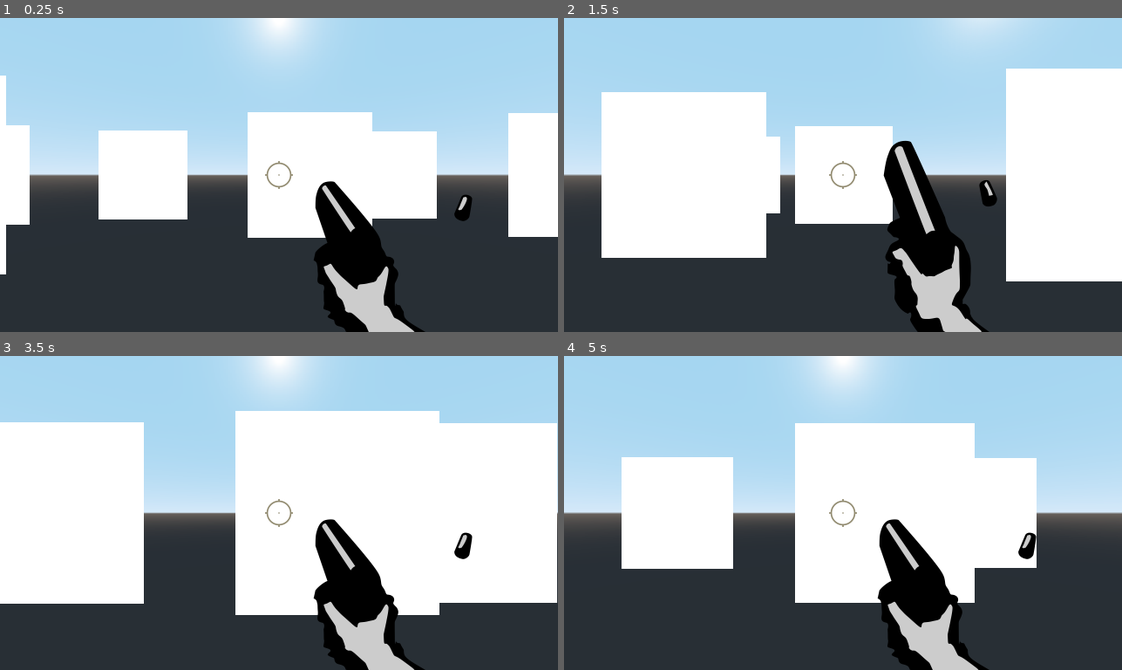
Above: before the commit, frames 1-4 (two rows, left to right).
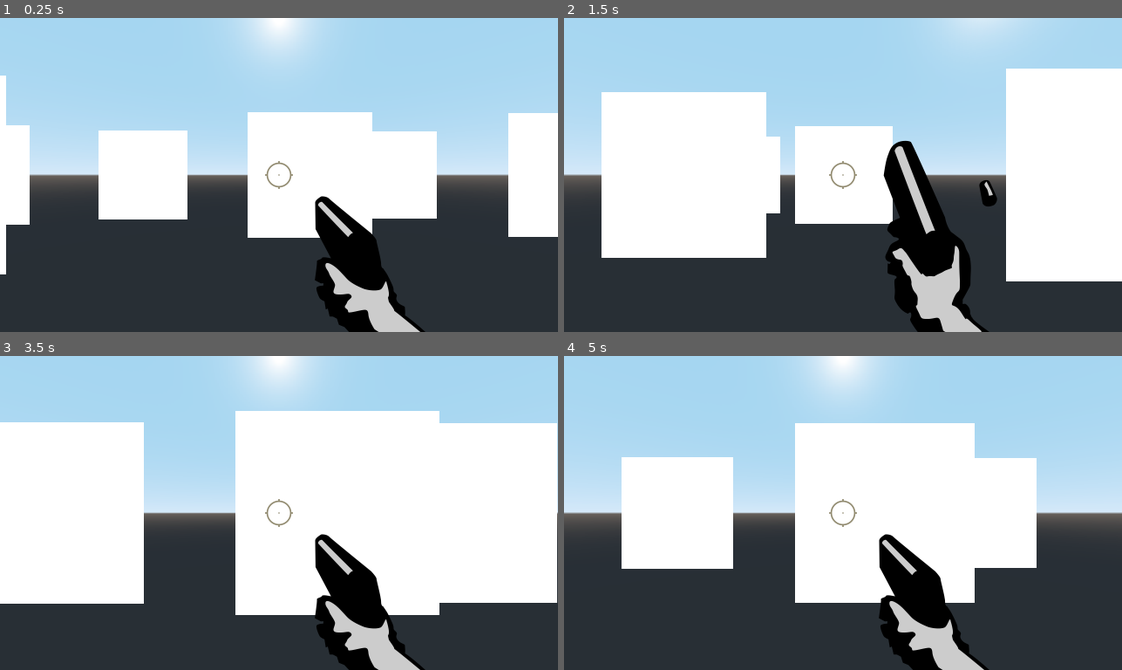
Above: after the commit, the same moments.

Repository: emanu-dev/godot-fps-prototype
Game: Godot game, scene res://World.tscn
The game is run twice, just before and just after one commit, with the same random seed, the same clock (stepped at 60 frames per second) and the same inputs.
Inputs (mouse positions are in pixels of both pictures, inside the frame that each line leads up to):
- Up to frame 1 (0.25 s): no input
- Up to frame 2 (1.5 s): move the mouse to (870, 175) at 0.52 s; press the mouse at (870, 175) at 0.53 s; hold W (move_forwards) from 0.53 s (still down); move the mouse to (815, 175) at 1.27 s; release the mouse at (815, 175) at 1.28 s; click (815, 175) at 1.35 s
- Up to frame 3 (3.5 s): keep holding W (move_forwards); move the mouse to (290, 506) at 2.02 s; press the mouse at (290, 506) at 2.03 s; move the mouse to (273, 519) at 2.77 s; release the mouse at (273, 519) at 2.78 s; click (273, 519) at 2.85 s
- Up to frame 4 (5 s): keep holding W (move_forwards); move the mouse to (887, 516) at 3.52 s; press the mouse at (887, 516) at 3.53 s; move the mouse to (798, 509) at 4.27 s; release the mouse at (798, 509) at 4.28 s; click (798, 509) at 4.35 s

The runs differ from the first frame. In frame 1, 2.2% of the frame differs, in the area x 56-85%, y 51-100%; in frame 2, nothing differs; in frame 3, 2.3%; in frame 4, 2.3%.

Commit message:
Fix idle shot animation

Diff:
--- a/Player.tscn
+++ b/Player.tscn
@@ -17,14 +17,13 @@
 tracks/0/imported = false
 tracks/0/enabled = true
 tracks/0/keys = {
-"times": PoolRealArray( 0, 0.15, 0.3, 0.45 ),
-"transitions": PoolRealArray( 1, 1, 1, 1 ),
+"times": PoolRealArray( 0, 0.15, 0.3, 0.45, 0.6 ),
+"transitions": PoolRealArray( 1, 1, 1, 1, 1 ),
 "update": 1,
-"values": [ 0, 1, 2, 3 ]
+"values": [ 0, 1, 2, 3, 0 ]
 }
 
 [node name="Player" type="KinematicBody"]
-editor/display_folded = true
 script = ExtResource( 1 )
 
 [node name="Camera" type="Camera" parent="."]
@@ -53,7 +52,6 @@
 scale = Vector2( 0.5, 0.5 )
 texture = ExtResource( 2 )
 hframes = 4
-frame = 3
 
 [node name="TextureRect" type="TextureRect" parent="CanvasLayer"]
 anchor_left = 0.5
